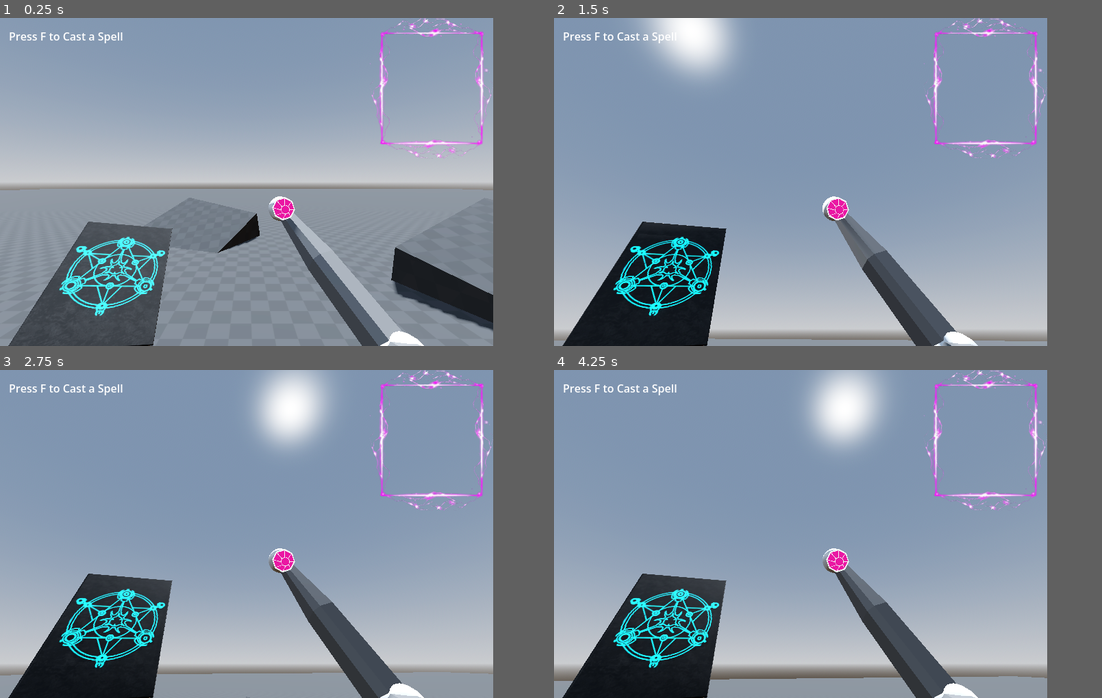
Above: before the commit, frames 1-4 (two rows, left to right).
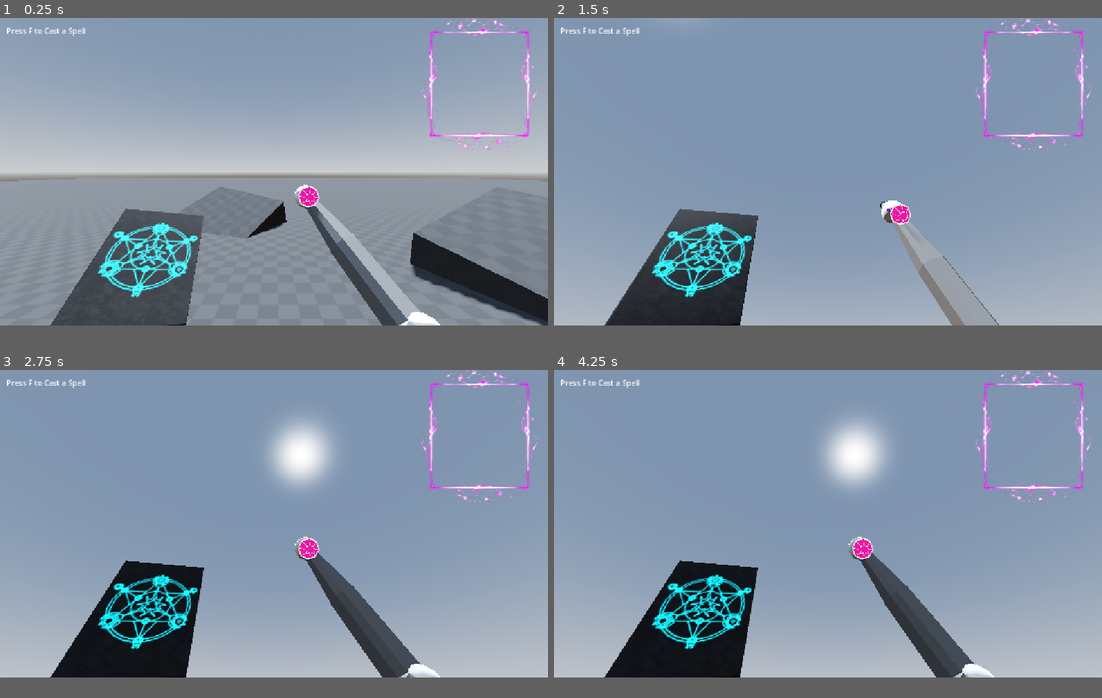
Above: after the commit, the same moments.

Repository: ZeroPowerZero/soul-realm--trail-of-rebirth
Game: Godot game, scene res://scenes/world/World.tscn
The game is run twice, just before and just after one commit, with the same random seed, the same clock (stepped at 60 frames per second) and the same inputs.
Inputs (mouse positions are in pixels of both pictures, inside the frame that each line leads up to):
- Up to frame 1 (0.25 s): no input
- Up to frame 2 (1.5 s): tap F (toggle_spell_mode) at 0.5, 1.25, 1.35 s; move the mouse to (828, 182) at 0.52 s; hold W (move_forward) 0.53-1.28 s; click (828, 182) at 0.6 s; move the mouse to (1008, 103) at 1.27 s; hold S (move_backward) from 1.28 s (still down); click (1008, 103) at 1.42 s
- Up to frame 3 (2.75 s): tap F (toggle_spell_mode) at 2 s; move the mouse to (295, 461) at 2.02 s; release S (move_backward) at 2.03 s; hold D (move_right) from 2.03 s (still down); click (295, 461) at 2.1 s
- Up to frame 4 (4.25 s): tap F (toggle_spell_mode) at 2.75, 2.85, 3.5 s; move the mouse to (795, 540) at 2.77 s; release D (move_right) at 2.78 s; hold W (move_forward) from 2.78 s (still down); move the mouse to (838, 537) at 3.52 s; click (838, 537) at 3.6 s
In our replay, the window is 720x480 before the commit and 800x450 after it. These sizes can differ from the game's own. Grey fills any space a smaller window leaves; there, only what the larger window draws over its background counts as a difference.

The runs differ from the first frame. In frame 1, 31% of the frame differs, in the area x 0-100%, y 0-100%; in frame 2, 25%; in frame 3, 25%; in frame 4, 25%.

Commit message:
Refactor spell controller and related spells; add spawn node functionality and remove unused scripts

Diff:
--- a/project.godot
+++ b/project.godot
@@ -22,8 +22,6 @@
 
 [display]
 
-window/size/viewport_width=720
-window/size/viewport_height=480
 window/stretch/mode="canvas_items"
 
 [file_customization]
--- a/scenes/spells/fire_ball/fire_ball.tscn
+++ b/scenes/spells/fire_ball/fire_ball.tscn
@@ -1,7 +1,7 @@
 [gd_scene format=4 uid="uid://ba7wjkme2r5v1"]
 
 [ext_resource type="Script" uid="uid://duarov10c8as2" path="res://scripts/spells/Spell_Resources/fire_ball.gd" id="1_ev0nb"]
-[ext_resource type="Script" uid="uid://bihgodfq04lq2" path="res://scripts/spells/throw_ball.gd" id="2_7kqhp"]
+[ext_resource type="Script" uid="uid://bihgodfq04lq2" path="res://scripts/spells/Spell_Resources/throw_ball.gd" id="2_7kqhp"]
 [ext_resource type="Shader" uid="uid://c1ufbpu8trh0s" path="res://scenes/spells/fire_ball/projectile.gdshader" id="3_dd5tk"]
 
 [sub_resource type="ShaderMaterial" id="ShaderMaterial_rhtut"]
--- a/scripts/player/player.gd
+++ b/scripts/player/player.gd
@@ -21,6 +21,7 @@
 
 	spell_controller = SpellController.new()
 	spell_controller.set_basis_node(camera)
+	spell_controller.set_spawn_node(pen_0)
 	add_child(spell_controller)
 
 func _process(_delta):
--- a/scripts/spells/Spell_Resources/fire_ball.gd
+++ b/scripts/spells/Spell_Resources/fire_ball.gd
@@ -8,9 +8,11 @@
 
 var _controller: SpellController
 
-func _ready():
-	global_position = _controller.basis_node.global_position
-	global_basis = _controller.get_basis()
+func _ready() -> void:
+	global_position = _controller.get_spawn_position()
+
+	var dir = _controller.get_forward_direction()
+	look_at(global_position + dir, Vector3.UP)
 
 	throw_spell.change_owner(self)
 
--- a/scripts/spells/spell_controller.gd
+++ b/scripts/spells/Spell_Resources/spell_controller.gd
@@ -2,6 +2,7 @@
 extends Node
 
 var basis_node: Node3D
+var spawn_node: Node3D
 
 func create_spell(spell_driver: SpellDriver):
 	var new_spell = spell_driver.get_data().spell_scene.instantiate()
@@ -13,3 +14,12 @@
 	basis_node = node
 func get_basis() -> Basis:
 	return basis_node.global_basis
+
+func set_spawn_node(node: Node3D):
+	spawn_node = node
+
+func get_forward_direction() -> Vector3:
+	return -basis_node.global_transform.basis.z
+
+func get_spawn_position() -> Vector3:
+	return spawn_node.global_position + get_forward_direction() * 1.0
Renamed: scripts/spells/spell_controller.gd.uid -> scripts/spells/Spell_Resources/spell_controller.gd.uid
Renamed: scripts/spells/throw_ball.gd -> scripts/spells/Spell_Resources/throw_ball.gd
Renamed: scripts/spells/throw_ball.gd.uid -> scripts/spells/Spell_Resources/throw_ball.gd.uid
